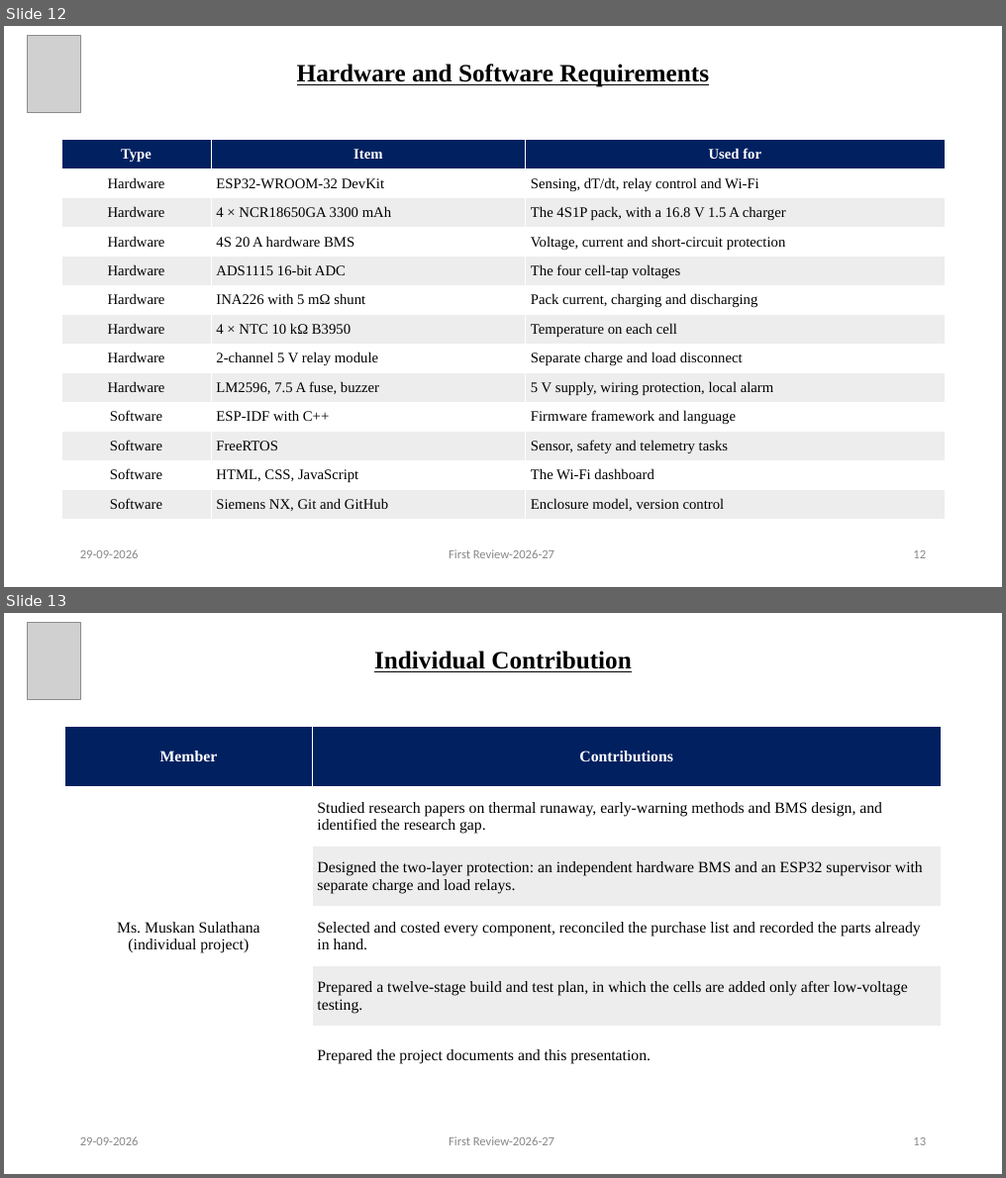
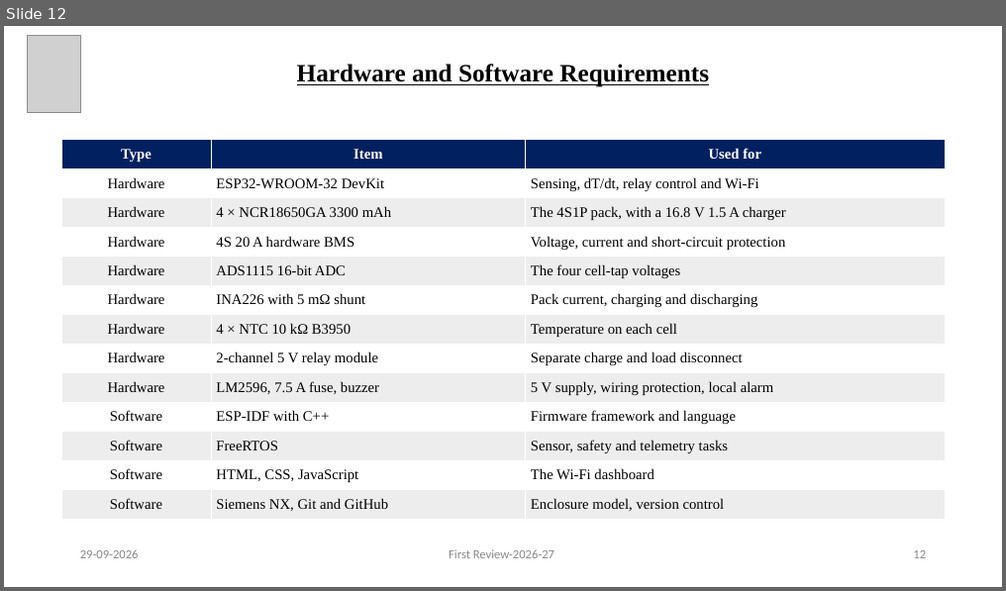
Before and after one commit to KiranPranay/moosi-bms, a slide deck: docs/reviews/first-review/Predictive_BMS_First_Review.pptx. Shown one above the other, each under a label of ours: slides 12 and 13 before the commit, slide 12 after it. The pictures are 1006x1178 and 1006x591 pixels, drawn with LibreOffice and Linux fonts; fonts in the diff are those of the drawing; grey boxes stand for pictures. Boxes give left, top, right and bottom in pixels: in the first picture for what was removed or moved away, otherwise in the second. Text is boxed around its words. In the diff, an @@ line names an element or a change of style, - is before the commit and + after.

Commit message:
docs: add guide and roll number, remove the contribution slide
Both title slides now name the guide in full, Dr. M. Rupesh, Associate
Professor, EEE Department, and give Muskan's roll number, 23WH1A0208.

The Individual Contribution slide is removed from the first-review deck and
from its contents list, leaving 16 slides.

```diff
--- a/docs/reviews/first-review/Predictive_BMS_First_Review.pptx
+++ b/docs/reviews/first-review/Predictive_BMS_First_Review.pptx
@@ slide 13 removed at (4, 613, 1002, 1174), background #FFFFFF @@
@@ picture removed at (27, 622, 80, 700) @@
@@ text removed at (374, 651, 631, 672) @@
-Individual Contribution
@@ table removed at (65, 727, 942, 1086), 6 rows, 2 columns @@
-Member | Contributions
-Ms. Muskan Sulathana / (individual project) | Studied research papers on thermal runaway, early-warning methods and BMS design, and identified the research gap.
- | Designed the two-layer protection: an independent hardware BMS and an ESP32 supervisor with separate charge and load relays.
- | Selected and costed every component, reconciled the purchase list and recorded the parts already in hand.
- | Prepared a twelve-stage build and test plan, in which the cells are added only after low-voltage testing.
- | Prepared the project documents and this presentation.
@@ text removed at (80, 1137, 139, 1146) @@
-29-09-2026
@@ text removed at (449, 1137, 554, 1146) @@
-First Review-2026-27
@@ text removed at (913, 1138, 926, 1146) @@
-13
```
Also in this commit, not shown: 6 slides changed, 5 other files.
